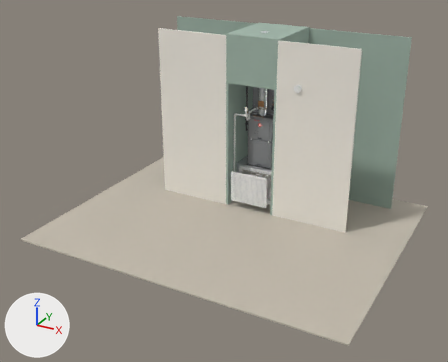
The glTF model hvac_furnace_std80.glb as it was, and as the next commit left it.
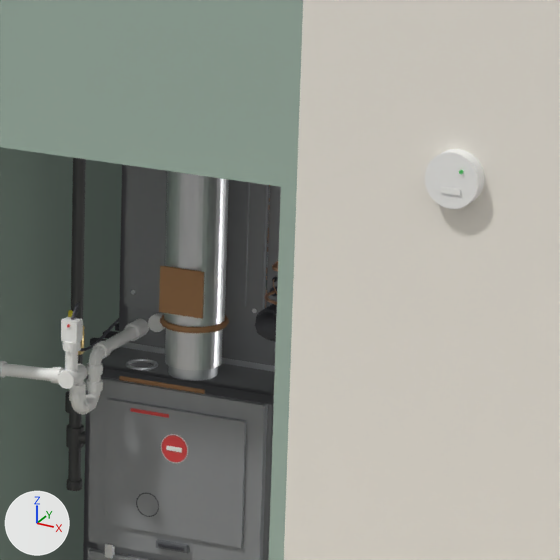
There are two pictures of each version: one whole from a camera (50 mm lens) standing at (3.99, -8.59, 4.45) and looking at (-0.02, -1.3, 0.8), one close up on the part from 53% to 70% of the width and 18% to 39% of the height. The axes (+X, +Y, +Z) are drawn at lower left. The lights are the same throughout. The first two pictures are the older version. Where no turn or scale is listed for an object, it has been applied to the vertices. Vertices at exactly the same position are counted once.

The first close-up shows 'burner_door', 'cabinet', 'closet', 'co_detector', 'coil_box', 'coil_door', 'drain_line', 'float_switch', 'flue', 'flue_corroded', 'gas_pipe', 'hall_wall' and 9 more.
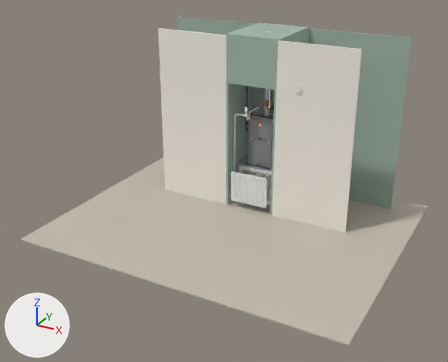
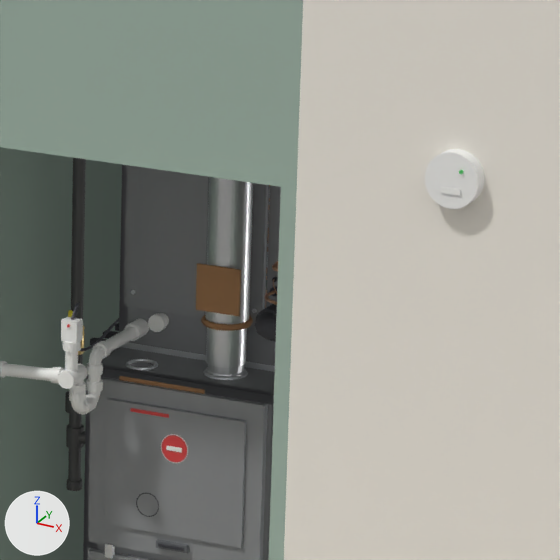
Pixel boxes [x1, y1, x2, y2] of what changed, in the close-ups (560 x 560 px; the box of a moved part takes in the faces that stretch with it):
'flue', reshaped, moved
    before: [164, 171, 229, 370]
    after: [205, 177, 253, 368]
'flue_corroded', reshaped, moved (18% narrower)
    before: [159, 265, 229, 333]
    after: [196, 263, 253, 331]
part 1 of me_cabinet, added
    after: [203, 368, 248, 380]
part 2 of me_cabinet, deleted
    before: [168, 366, 218, 381]
part 3 of me_cabinet, moved or reshaped
    before: [117, 349, 275, 396]
    after: [129, 348, 275, 394]
part 4 of me_flue, moved or reshaped
    before: [165, 328, 223, 370]
    after: [206, 327, 247, 368]
part 5 of me_flue, moved or reshaped
    before: [164, 171, 229, 327]
    after: [205, 177, 253, 324]
part 6 of me_flue_corroded, moved or reshaped
    before: [159, 265, 204, 319]
    after: [196, 263, 241, 316]
part 7 of me_flue_corroded, moved or reshaped
    before: [160, 314, 229, 333]
    after: [201, 315, 253, 331]

What the commit changed:
me_cabinet is used by ob_cabinet_1; location (0.0, 0.565, 1.042).
me_cabinet had 1148 vertices, 2252 faces and spanned x -0.225..0.224, y -0.708..0.005, z -0.432..0.466.
me_cabinet now has 1242 vertices, 2448 faces and spans x -0.225..0.224, y -0.708..0.005, z -0.432..0.436.
me_cabinet part 1: a new loose piece, a torus around z (ring radius 0.043, tube radius 0.004) spanning x 0.0129..0.1071, y -0.661..-0.567, z 0.428..0.436, in mat_mat_galv (light grey #d7dadd).
me_cabinet part 2: the loose piece of 80 vertices spanning x -0.052..0.052, y -0.7..-0.596, z 0.42..0.464 is deleted.
me_cabinet part 3: 33 vertices moved from x -0.048..0.052, y -0.7..-0.596, z 0.412..0.432 to x 0.019..0.102, y -0.656..-0.572, z 0.412..0.432; 35 vertices removed from x -0.119..0.043, y -0.7..-0.596, z 0.412..0.432; 33 vertices added at x -0.14..0.099, y -0.656..-0.572, z 0.412..0.432.
Other edits to the shape of me_cabinet do not show in these pictures.
me_cabinet no longer uses material mat_mat_pipe_bore (dark grey #595959).
me_flue has 1040 vertices, 2072 faces and spans x -0.085..0.085, y -0.085..0.085, z -0.045..1.22.
me_flue is used by ob_flue; location (0.0, -0.083, 1.544).
me_flue part 4: the loose piece of 80 vertices spanning x -0.06..0.06, y -0.06..0.06, z -0.045..0.045 is scaled about its middle by (0.7, 0.7, 1).
me_flue part 5: the loose piece of 80 vertices spanning x -0.064..0.064, y -0.064..0.064, z 0.045..1.22 is scaled about its middle by (0.718, 0.718, 1).
me_flue_corroded is used by ob_flue_corroded; location (0.0, -0.083, 1.589).
me_flue_corroded had 248 vertices, 492 faces and spanned x -0.073..0.073, y -0.073..0.073, z -0.0061..0.13.
me_flue_corroded now has 248 vertices, 492 faces and spans x -0.0551..0.0551, y -0.0551..0.0551, z -0.0061..0.13.
me_flue_corroded part 6: the loose piece of 8 vertices spanning x -0.05..0.05, y -0.068..-0.064, z 0.03..0.13 is moved by (0.0, 0.0179, 0.0).
me_flue_corroded part 7: 240 of 248 vertices moved; they spanned x -0.073..0.073, y -0.073..0.073, z -0.0061..0.0061 and now span x -0.0551..0.0551, y -0.0551..0.0551, z -0.0061..0.0061; mean shift (0.0, 0.0, 0.0); largest move (0.0492, 0.0492, 0.0061) -> (0.0364, 0.0364, 0.0061).
Object 'flue' (ob_flue) moves from (0.0, -0.083, 1.544) to (0.06, -0.049, 1.544).
Object 'flue_corroded' (ob_flue_corroded) moves from (0.0, -0.083, 1.589) to (0.06, -0.049, 1.589).
